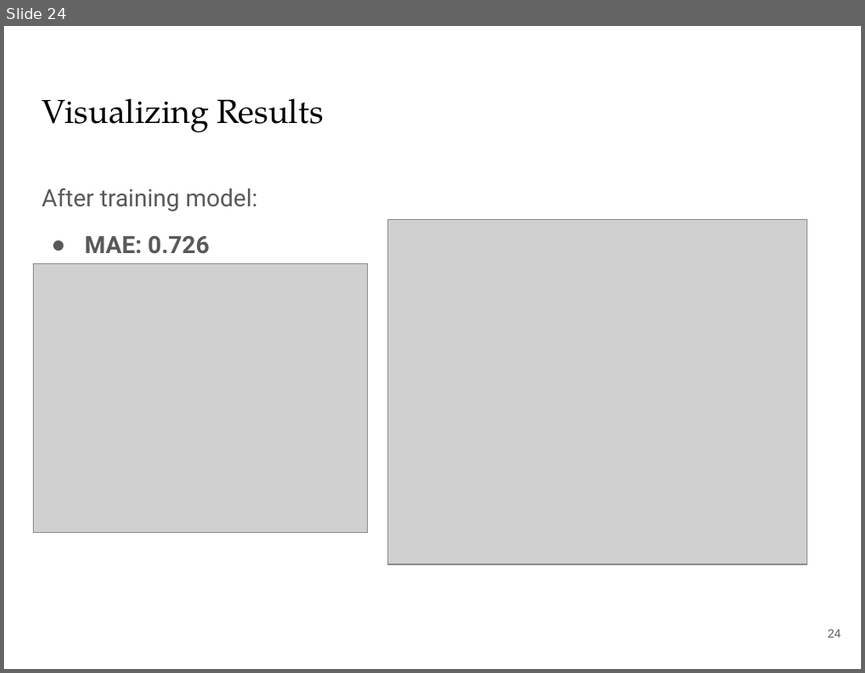
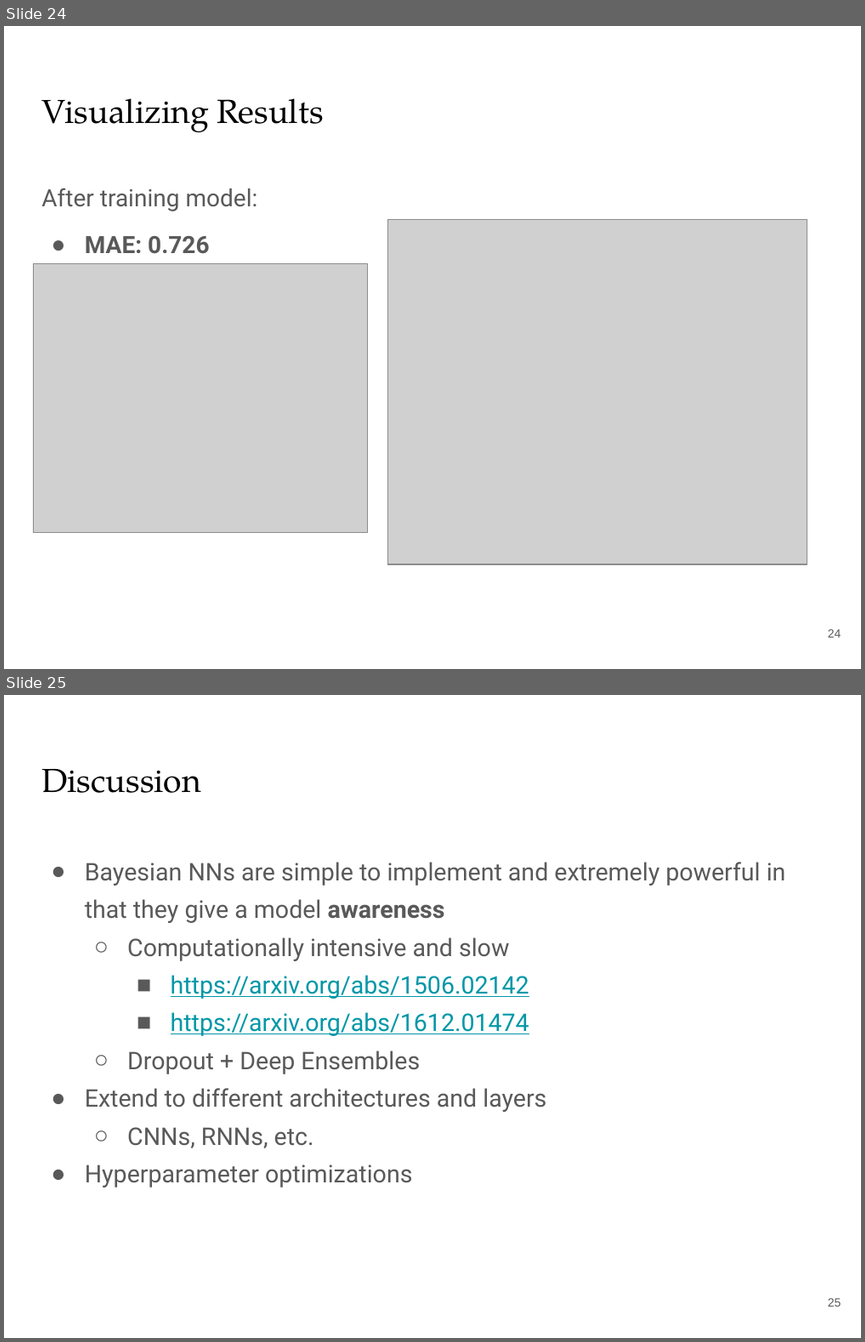
Before and after one commit to ofoofoo/bayesian-nn, a slide deck: Bayesian Neural Network Presentation.pptx. Shown one above the other, each under a label of ours: slide 24 before the commit, slides 24 and 25 after it. The pictures are 865x673 and 865x1342 pixels, drawn with LibreOffice and Linux fonts; fonts in the diff are those of the drawing; grey boxes stand for pictures. Boxes give left, top, right and bottom in pixels: in the first picture for what was removed or moved away, otherwise in the second. Text is boxed around its words. In the diff, an @@ line names an element or a change of style, - is before the commit and + after.

Commit message:
add discussion + small fixes

```diff
--- a/Bayesian Neural Network Presentation.pptx
+++ b/Bayesian Neural Network Presentation.pptx
@@ slide 25 added at (x1=4, y1=695, x2=861, y2=1338), background #FFFFFF @@
@@ title added at (x1=41, y1=769, x2=201, y2=793), 28 pt, text #000000 @@
+Discussion
@@ text added at (x1=85, y1=862, x2=786, y2=1187), 20.3 pt, text #595959 @@
+● Bayesian NNs are simple to implement and extremely powerful in that they give a model awareness
+  ○ Computationally intensive and slow
+    ■ https://arxiv.org/abs/1506.02142
+    ■ https://arxiv.org/abs/1612.01474
+  ○ Dropout + Deep Ensembles
+● Extend to different architectures and layers
+  ○ CNNs, RNNs, etc.
+● Hyperparameter optimizations
@@ page number added at (x1=828, y1=1298, x2=841, y2=1306), 10 pt, text #595959 @@
+25
```
Also in this commit, not shown: 2 slides changed.
